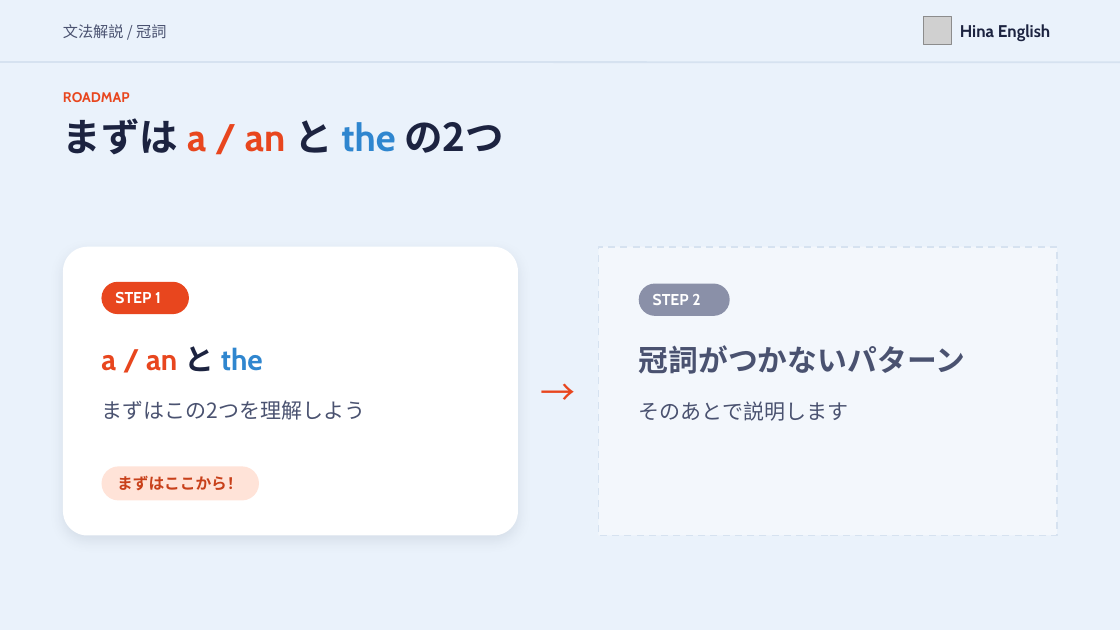
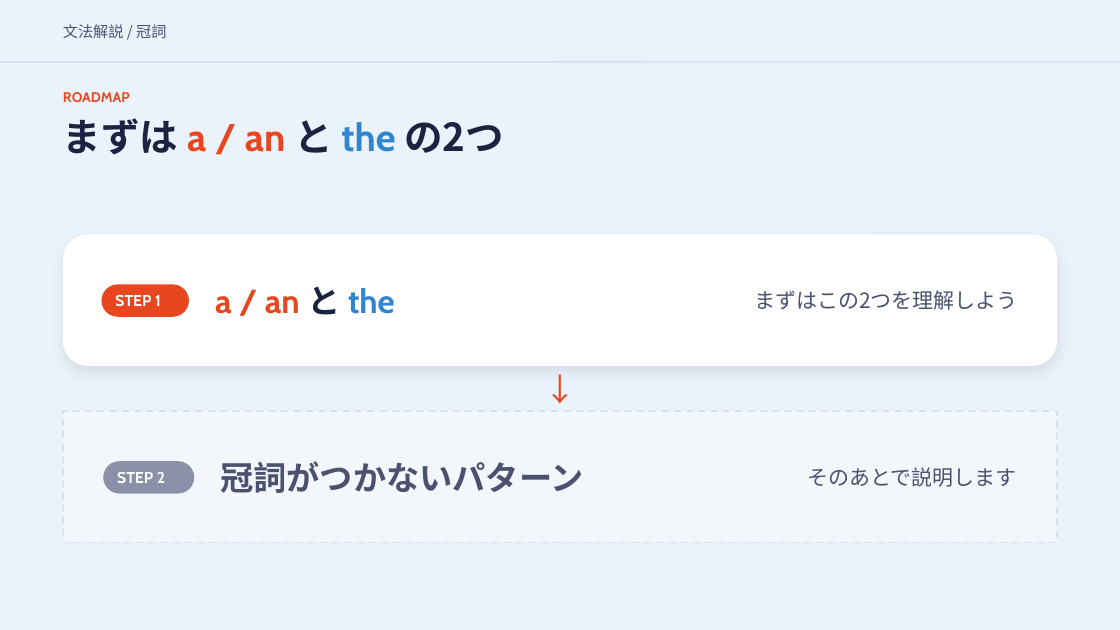
Before and after one commit to hinakajisaki-dev/hina-english, a slide deck: slide 3 of matome/a-the/a-the-slides.pptx. Drawn at 1120x630 pixels with LibreOffice and Linux fonts; fonts in the diff are those of the drawing; grey boxes stand for pictures. Boxes give left, top, right and bottom in pixels: in the first picture for what was removed or moved away, otherwise in the second. Text is boxed around its words. In the diff, an @@ line names an element or a change of style, - is before the commit and + after.

```diff
--- a/matome/a-the/a-the-slides.pptx
+++ b/matome/a-the/a-the-slides.pptx
@@ picture removed at box(923, 17, 951, 45) @@
@@ text removed at box(960, 24, 1050, 41) @@
-Hina English
@@ rounded rectangle added at box(63, 234, 1057, 365), fill #FFFFFF @@
@@ rounded rectangle removed at box(63, 247, 518, 536) @@
@@ rectangle removed at box(598, 247, 1057, 536) @@
@@ rounded rectangle: place and size @@
-rounded rectangle at box(102, 281, 189, 314)
+rounded rectangle at box(102, 285, 189, 318)
@@ text "a / an と the": place and size @@
-text "a / an と the" at box(101, 346, 263, 372)
+text "a / an と the" at box(215, 286, 395, 315)
@@ text "a / an と the" at box(215, 286, 395, 315): size 25.5 to 28.5 pt @@
@@ rounded rectangle removed at box(639, 284, 729, 317) @@
@@ text "まずはこの2つを理解しよう": place and size @@
-text "まずはこの2つを理解しよう" at box(101, 400, 365, 420)
+text "まずはこの2つを理解しよう" at box(754, 290, 1018, 310)
@@ text at box(544, 365, 612, 411): text changed; size 30 to 27 pt @@
-→
+↓
@@ rectangle added at box(63, 412, 1057, 543), fill #F3F7FC, outline #D6E2F0 1.5 pt dashed @@
@@ rounded rectangle: place and size @@
-rounded rectangle at box(102, 466, 260, 501)
+rounded rectangle at box(103, 461, 194, 494)
@@ rounded rectangle at box(103, 461, 194, 494): fill #FFE3D8 to #8A90A8 @@
@@ text "STEP 2": place and size @@
-text "STEP 2" at box(653, 294, 700, 305)
+text "STEP 2" at box(117, 472, 165, 483)
@@ text removed at box(117, 476, 242, 490) @@
-まずはここから！
@@ text "冠詞がつかないパターン" at box(220, 461, 583, 493): size 25.5 to 28.5 pt @@
@@ text "冠詞がつかないパターン": place and size @@
-text "冠詞がつかないパターン" at box(639, 345, 965, 374)
+text "冠詞がつかないパターン" at box(220, 461, 583, 493)
@@ text "そのあとで説明します": place and size @@
-text "そのあとで説明します" at box(639, 401, 848, 421)
+text "そのあとで説明します" at box(808, 467, 1017, 487)
```
Also in this commit, not shown: 18 other slides changed, 1 slide removed, 9 other files.
